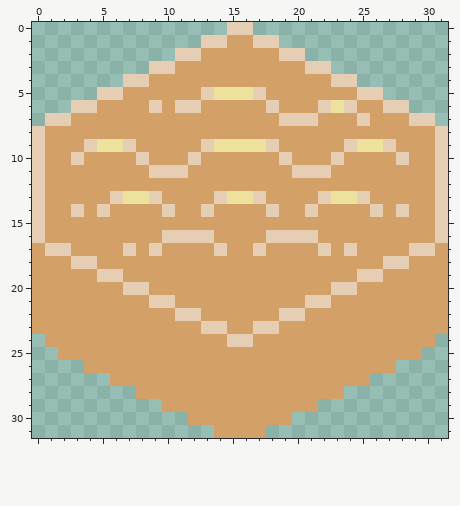
Pixel-art file -- Assets/Sprites/Desert.aseprite. The first picture shows the starting point.
32x32 pixels, 1 frame.
Once edited:
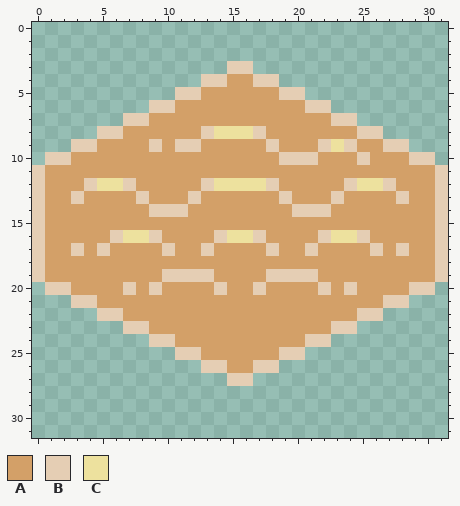
Palette (. is transparent): A #d3a068  B #e5ceb4  C #ede19e
What changed:
The author changed colour B to colour A in row 5 at x 13 and 17; in row 6 at x 11 to 12 and 18; in row 7 at x 19 to 21; in row 9 at x 7 and 13; in row 10 at x 3, 8, 12, 23 and 28; in row 11 at x 9 to 11 and 20 to 22.
The author changed colour B to colour A in row 13 at x 6, 9, 14, 17, 22 and 25; in row 14 at x 3, 5, 13, 18, 26 and 28; in row 16 at x 10 to 13 and 18 to 21; in row 17 at x 1 to 2, 7, 9, 14, 17, 22, 24 and 29 to 30; in row 18 at x 3 to 4 and 27 to 28; in row 19 at x 5 to 6 and 25 to 26.
The author changed colour B to colour A in row 20 at x 8 and 23; in row 21 at x 9 to 10 and 21 to 22; in row 22 at x 11 to 12 and 19 to 20; in row 23 at x 13 to 14 and 17 to 18; in row 24 at x 15 to 16.
The author changed colour C to colour A in row 5 at x 14 to 16; in row 9 at x 5 to 6, 14 to 17 and 25 to 26; in row 13 at x 7, 15 to 16 and 24.
The author changed colour A to colour B in row 3 at x 15 to 16; in row 4 at x 13 to 14 and 17 to 18; in row 5 at x 11 to 12 and 19 to 20; in row 6 at x 10 and 21; in row 7 at x 7 to 8 and 23 to 24; in row 8 at x 5 to 6, 13, 17 and 25 to 26.
The author changed colour A to colour B in row 9 at x 3, 9, 11 to 12, 22 and 28; in row 10 at x 1 to 2, 20 to 21, 25 and 29 to 30; in row 12 at x 4, 7, 13, 18, 24 and 27; in row 13 at x 3, 12, 19 and 28; in row 14 at x 9, 11, 20 and 22; in row 16 at x 6, 9, 14, 17, 22 and 25.
The author changed colour A to colour B in row 17 at x 0, 3, 5, 10, 13, 18, 21, 26, 28 and 31; in row 18 at x 0 and 31; in row 19 at x 0, 10 to 13, 18 to 21 and 31; in row 20 at x 1 to 2, 9, 14, 17, 22 and 29 to 30; in row 21 at x 3 to 4 and 27 to 28; in row 22 at x 5 to 6 and 25 to 26.
The author changed colour A to colour B in row 23 at x 7 to 8 and 23 to 24; in row 24 at x 9 to 10 and 21 to 22; in row 25 at x 11 to 12 and 19 to 20; in row 26 at x 13 to 14 and 17 to 18; in row 27 at x 15 to 16.
The author changed colour C to colour B in row 13 at x 8 and 23.
The author changed colour A to colour C in row 8 at x 14 to 16; in row 9 at x 23; in row 12 at x 5 to 6, 14 to 17 and 25 to 26; in row 16 at x 7 to 8, 15 to 16 and 23 to 24.
Colour A is gone in row 1 at x 15 to 16; in row 2 at x 13 to 18; in row 3 at x 11 to 14 and 17 to 20; in row 4 at x 9 to 12 and 19 to 22; in row 5 at x 7 to 10 and 21 to 24; in row 6 at x 5 to 8 and 25 to 26.
Colour A is gone in row 7 at x 3 to 6 and 26 to 28; in row 8 at x 1 to 4 and 27 to 30; in row 9 at x 1 to 2 and 29 to 30; in row 20 at x 0 and 31; in row 21 at x 0 to 2 and 29 to 31; in row 22 at x 0 to 4 and 27 to 31.
Colour A is gone in row 23 at x 0 to 6 and 25 to 31; in row 24 at x 1 to 8 and 23 to 30; in row 25 at x 2 to 10 and 21 to 29; in row 26 at x 4 to 12 and 19 to 27; in row 27 at x 6 to 14 and 17 to 25; in row 28 at x 8 to 23.
Colour A is gone in row 29 at x 10 to 21; in row 30 at x 12 to 19; in row 31 at x 14 to 17.
Colour B is gone in row 0 at x 15 to 16; in row 1 at x 13 to 14 and 17 to 18; in row 2 at x 11 to 12 and 19 to 20; in row 3 at x 9 to 10 and 21 to 22; in row 4 at x 7 to 8 and 23 to 24; in row 5 at x 5 to 6 and 25 to 26.
Colour B is gone in row 6 at x 3 to 4, 24 and 27 to 28; in row 7 at x 1 to 2, 25 and 29 to 30; in rows 8 to 10 at x 0 and 31.
Colour C is gone in row 6 at x 23.
